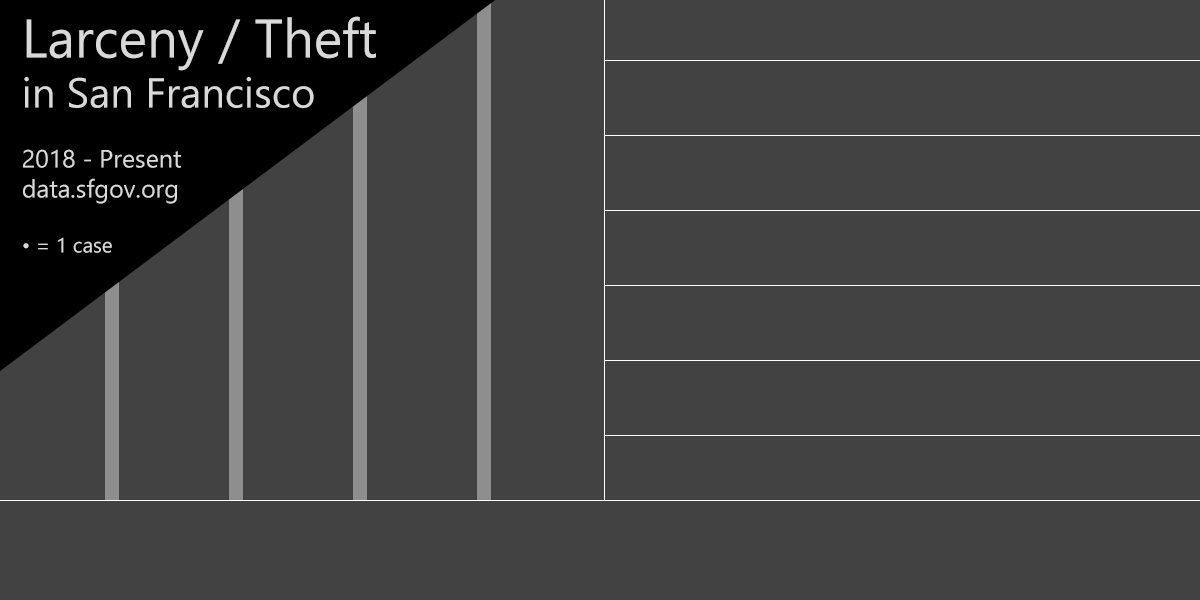
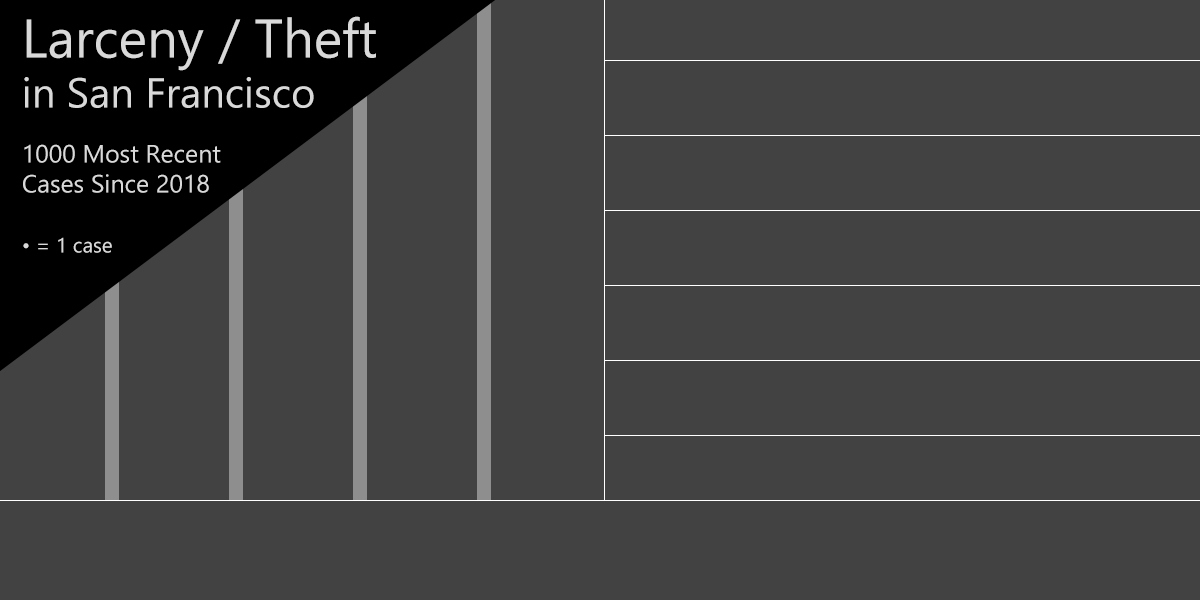
The second 1200×600 image is a revision of the first. Changes to its layers:
renamed "Larceny / Theft in San Francisco 2018 - Present data.sfgov.org" to "Larceny / Theft in San Francisco 1000 Most Recent Cases Since", painted on it over 23, 144, 221, 204
